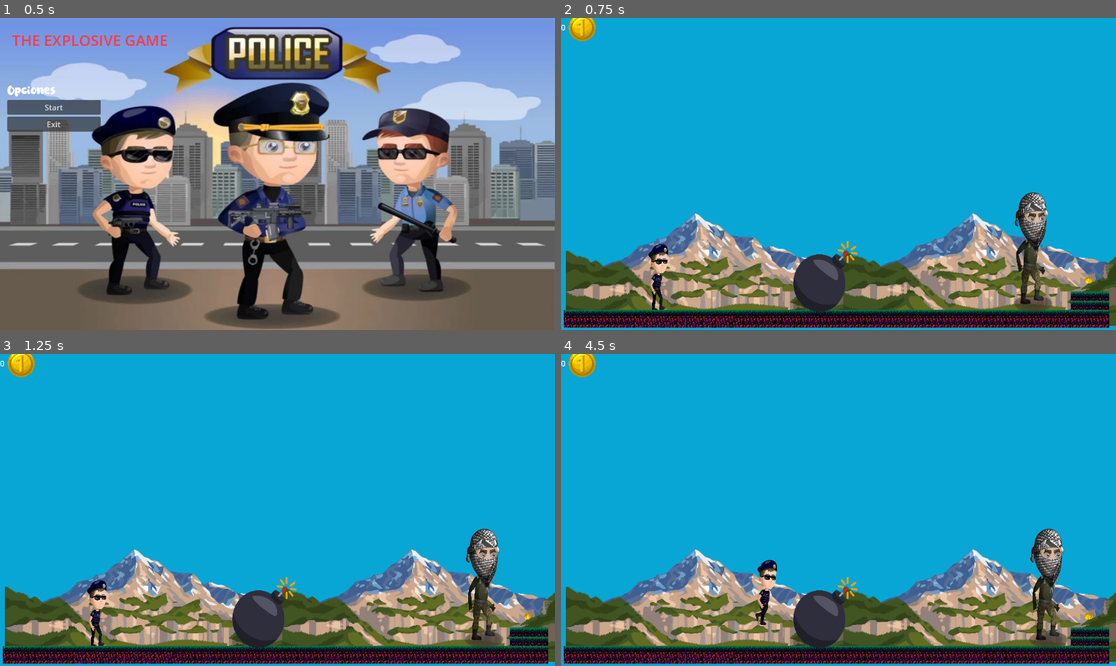
Above: before the commit, frames 1-4 (two rows, left to right).
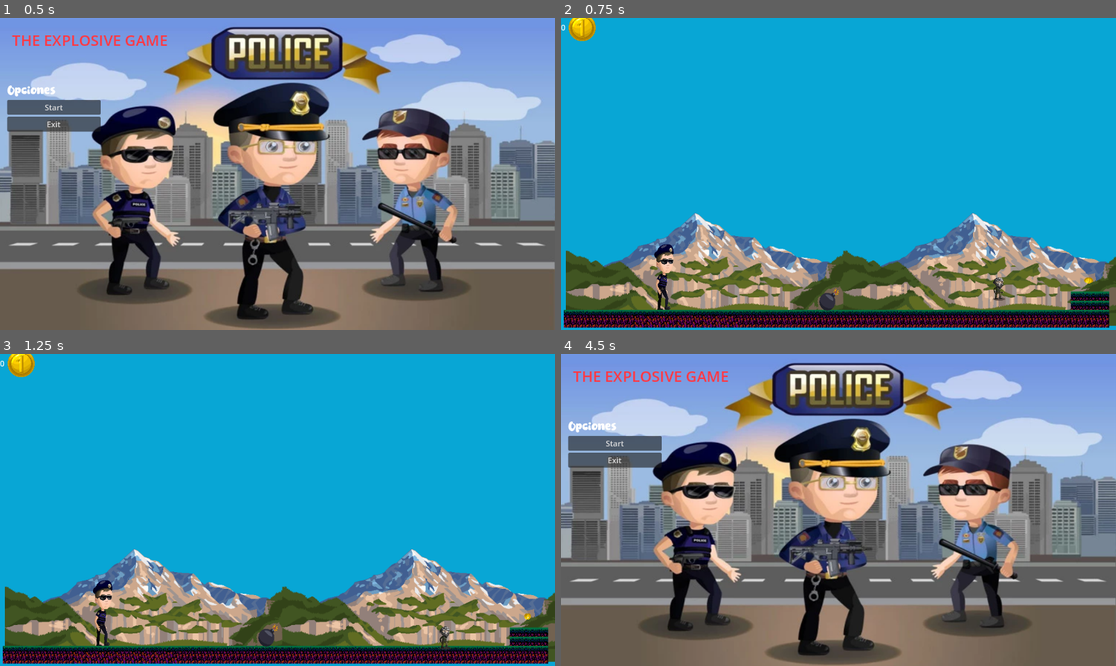
Above: after the commit, the same moments.

Repository: adrogotk/Juego
Game: Godot game, scene res://Menu/menu.tscn
Two runs of this game, one before a commit and one after it. Both use one fixed random seed, a clock stepped at 60 frames per second and the inputs below.
Inputs:
- Up to frame 1 (0.5 s): no input
- Up to frame 2 (0.75 s): click "Start" at 0.5 s
- Up to frame 3 (1.25 s): no input
- Up to frame 4 (4.5 s): hold Right (mover_derecha) 1.28-2.78 s; tap Space (saltar) at 1.52, 2.27, 3.77 s; hold Left (mover_izquierda) 2.78-3.53 s; hold Right (mover_derecha) from 3.53 s (still down)

Frame 1 is identical in both runs. In frame 2, 3.6% of the frame differs, in the area x 15-89%, y 55-95%; in frame 3, 3.6%; in frame 4, 99%, in the area x 0-100%, y 0-100%.
Error before the commit: Attempt to call function 'play' in base 'null instance' on a null instance. (res://Policia/policia.gd:70)

Commit message:
fix rayo de luz

Diff:
--- a/Policia/policia.gd
+++ b/Policia/policia.gd
@@ -9,7 +9,6 @@
 @export var air_friction = 700
 @onready var ani_policia=$ani_policia
 @onready var contador: Control = $CanvasLayer/Contador
-var monedas: int = 0
 
 func _ready() -> void:
 	add_to_group("jugadores")
@@ -60,12 +59,14 @@
 	move_and_slide()
 
 func add_moneda():
-	monedas+=1
-	contador.actualizar(monedas)
 	get_tree().reload_current_scene()
+	Global.contador+=1
+	contador.actualizar(Global.contador)
 
 
 func morir():
 	set_physics_process(false)
-	$ani_player.play("muerte")
+	$ani_policia.play("die")
+	$tiempo.start()
+	await $tiempo.timeout
 	get_tree().change_scene_to_file("res://menu/menu.tscn")
--- a/Policia/policia.tscn
+++ b/Policia/policia.tscn
@@ -1,7 +1,8 @@
-[gd_scene load_steps=35 format=3 uid="uid://ceqp1gflhcj4w"]
+[gd_scene load_steps=36 format=3 uid="uid://ceqp1gflhcj4w"]
 
 [ext_resource type="Texture2D" uid="uid://dgk82ri72l1hx" path="res://Policia/png/1/hurt/1_police_Hurt_000.png" id="1_ogrnd"]
 [ext_resource type="Texture2D" uid="uid://b2yjjh47atp3n" path="res://Policia/png/1/idle/1_police_Idle_000.png" id="1_qc3ph"]
+[ext_resource type="Script" path="res://Policia/policia.gd" id="1_sj6h5"]
 [ext_resource type="Texture2D" uid="uid://pednwxps3wsg" path="res://Policia/png/1/idle/1_police_Idle_001.png" id="2_fwwyk"]
 [ext_resource type="Texture2D" uid="uid://bksywx8tms6p0" path="res://Policia/png/1/hurt/1_police_Hurt_001.png" id="2_n0jau"]
 [ext_resource type="Texture2D" uid="uid://4g7msorie807" path="res://Policia/png/1/hurt/1_police_Hurt_002.png" id="3_5dqce"]
@@ -153,7 +154,8 @@
 size = Vector2(142, 192)
 
 [node name="Policia" type="CharacterBody2D"]
-position = Vector2(-5, 25)
+position = Vector2(-10, 34)
+script = ExtResource("1_sj6h5")
 metadata/_edit_group_ = true
 
 [node name="ani_policia" type="AnimatedSprite2D" parent="."]
@@ -177,3 +179,6 @@
 [node name="CanvasLayer" type="CanvasLayer" parent="."]
 
 [node name="Contador" parent="CanvasLayer" instance=ExtResource("23_gvrmb")]
+
+[node name="tiempo" type="Timer" parent="."]
+wait_time = 1.5
--- a/Terrorista/terrorista.gd
+++ b/Terrorista/terrorista.gd
@@ -18,13 +18,13 @@
 	if is_on_wall():
 		sentido = -sentido
 
-	if sentido ==1 && $detector_derecho.is_colliding():
+	if sentido ==1 && $detector_izquierdo.is_colliding():
 		velocity.x = speed
 		$ani_terrorista.flip_h = false
 	else:
 		sentido = -1
 
-	if sentido == -1 && $detector_izquierdo.is_colliding():
+	if sentido == -1 && $detector_derecho.is_colliding():
 		velocity.x = -speed
 		$ani_terrorista.flip_h = true
 	else:
--- a/Terrorista/terrorista.tscn
+++ b/Terrorista/terrorista.tscn
@@ -23,6 +23,7 @@
 [ext_resource type="Texture2D" uid="uid://bn0ii83r00ua0" path="res://Terrorista/png/1/run/1_terrorist_1_Run_003.png" id="20_7tp2i"]
 [ext_resource type="Texture2D" uid="uid://cj5osfeecmwtn" path="res://Terrorista/png/1/run/1_terrorist_1_Run_004.png" id="21_0gfle"]
 [ext_resource type="Texture2D" uid="uid://b2vqi8uiekyr" path="res://Terrorista/png/1/run/1_terrorist_1_Run_005.png" id="22_v5qvu"]
+[ext_resource type="Script" path="res://Terrorista/detector_izquierdo.gd" id="24_o6o24"]
 
 [sub_resource type="SpriteFrames" id="SpriteFrames_mpnrw"]
 animations = [{
@@ -109,37 +110,41 @@
 }]
 
 [sub_resource type="RectangleShape2D" id="RectangleShape2D_nq8a7"]
-size = Vector2(151.5, 326)
+size = Vector2(35, 47)
 
 [sub_resource type="RectangleShape2D" id="RectangleShape2D_6tq5x"]
-size = Vector2(136.339, 436.264)
+size = Vector2(38.3769, 84.4618)
 
 [node name="terrorista" type="CharacterBody2D"]
-position = Vector2(634, 71)
+position = Vector2(505, 150)
 script = ExtResource("1_0orkx")
-metadata/_edit_group_ = true
 
 [node name="ani_terrorista" type="AnimatedSprite2D" parent="."]
-scale = Vector2(0.25, 0.25)
+position = Vector2(-13.4062, -144.281)
+scale = Vector2(0.082337, 0.0484981)
 sprite_frames = SubResource("SpriteFrames_mpnrw")
 animation = &"run"
 
 [node name="col_terrorista" type="CollisionShape2D" parent="."]
-position = Vector2(11, -4)
+position = Vector2(-6.5, -143.5)
 shape = SubResource("RectangleShape2D_nq8a7")
 
 [node name="Area2D" type="Area2D" parent="."]
+position = Vector2(10, -72)
 
 [node name="col_terrorista_ataque" type="CollisionShape2D" parent="Area2D"]
-position = Vector2(10.5, -3.5)
+position = Vector2(-16, -72)
 scale = Vector2(0.990178, 0.680781)
 shape = SubResource("RectangleShape2D_6tq5x")
 
 [node name="detector_izquierdo" type="RayCast2D" parent="."]
+position = Vector2(-33, -118)
 scale = Vector2(2.09355, 0.964683)
-target_position = Vector2(-10.9861, 406.351)
+target_position = Vector2(-254.591, -2.07322)
+script = ExtResource("24_o6o24")
 
 [node name="detector_derecho" type="RayCast2D" parent="."]
-target_position = Vector2(225, 342)
+position = Vector2(14, -119)
+target_position = Vector2(222, -2)
 
 [connection signal="body_entered" from="Area2D" to="." method="_on_area_2d_body_entered"]
--- a/bomba/bomba.tscn
+++ b/bomba/bomba.tscn
@@ -4,15 +4,19 @@
 [ext_resource type="Script" path="res://bomba/bomba.gd" id="1_j4agk"]
 
 [sub_resource type="CircleShape2D" id="CircleShape2D_fxb8e"]
+radius = 1.60127
 
 [node name="bomba" type="Area2D"]
+position = Vector2(-3, 106)
 script = ExtResource("1_j4agk")
 
 [node name="spr_bomba" type="Sprite2D" parent="."]
-scale = Vector2(0.470297, 0.371429)
+position = Vector2(5, -6)
+scale = Vector2(0.144236, 0.1143)
 texture = ExtResource("1_3yhce")
 
 [node name="col_bomba" type="CollisionShape2D" parent="."]
+position = Vector2(-1.00002, -2)
 scale = Vector2(15.6944, -12.2518)
 shape = SubResource("CircleShape2D_fxb8e")
 
--- a/environment/environment.tscn
+++ b/environment/environment.tscn
@@ -1,8 +1,7 @@
-[gd_scene load_steps=8 format=3 uid="uid://bicdpspk8s5f3"]
+[gd_scene load_steps=7 format=3 uid="uid://bicdpspk8s5f3"]
 
 [ext_resource type="PackedScene" uid="uid://ceqp1gflhcj4w" path="res://Policia/policia.tscn" id="1_bf4jw"]
 [ext_resource type="PackedScene" uid="uid://1pyveew72jc5" path="res://environment/primer_plano/floor.tscn" id="2_d53qn"]
-[ext_resource type="Script" path="res://Policia/policia.gd" id="2_lpowo"]
 [ext_resource type="PackedScene" uid="uid://cx0gvxle4jqx4" path="res://environment/fondo/fondo.tscn" id="4_4ohs0"]
 [ext_resource type="PackedScene" uid="uid://doyxaatuhy1ga" path="res://Coleccionable/coleccionable.tscn" id="5_hs6dy"]
 [ext_resource type="PackedScene" uid="uid://bws6bi2ouolga" path="res://Terrorista/terrorista.tscn" id="6_u327n"]
@@ -13,8 +12,7 @@
 scale = Vector2(1.10889, 1.55252)
 
 [node name="Policia" parent="." instance=ExtResource("1_bf4jw")]
-position = Vector2(-59.519, 28.341)
-script = ExtResource("2_lpowo")
+position = Vector2(-38.7775, 29.6292)
 
 [node name="TileMapLayer" parent="." instance=ExtResource("2_d53qn")]
 
@@ -27,7 +25,7 @@
 scale = Vector2(0.124432, -0.0864053)
 
 [node name="terrorista" parent="." instance=ExtResource("6_u327n")]
-position = Vector2(1391.48, -36.0704)
+position = Vector2(1209.32, 127.535)
 
 [node name="bomba" parent="." instance=ExtResource("7_jhsxo")]
-position = Vector2(546.492, -41.2233)
+position = Vector2(555.51, 27.0528)
--- /dev/null
+++ b/global.gd
@@ -0,0 +1,3 @@
+extends Node
+
+var contador=0
--- a/project.godot
+++ b/project.godot
@@ -14,6 +14,10 @@
 run/main_scene="res://Menu/menu.tscn"
 config/features=PackedStringArray("4.3", "Forward Plus")
 config/icon="res://icon.svg"
+
+[autoload]
+
+Global="*res://global.gd"
 
 [input]
 
Not shown: 1 places in Terrorista/terrorista.tscn that only renumber resources
